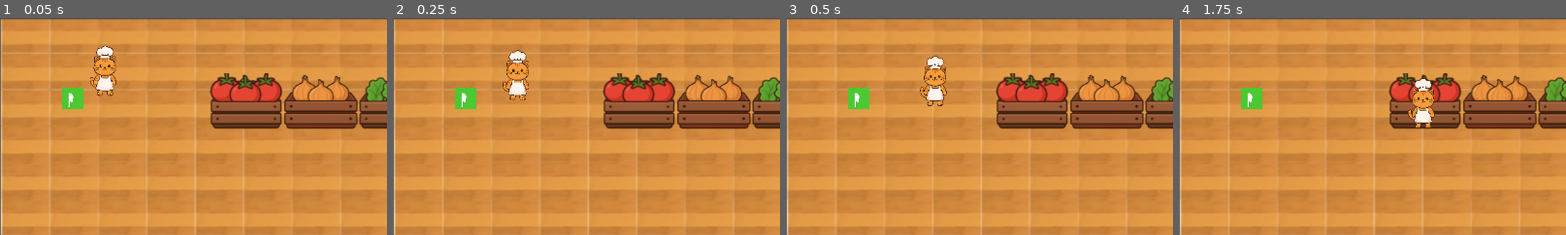
Above: before the commit, frames 1-4 (left to right).
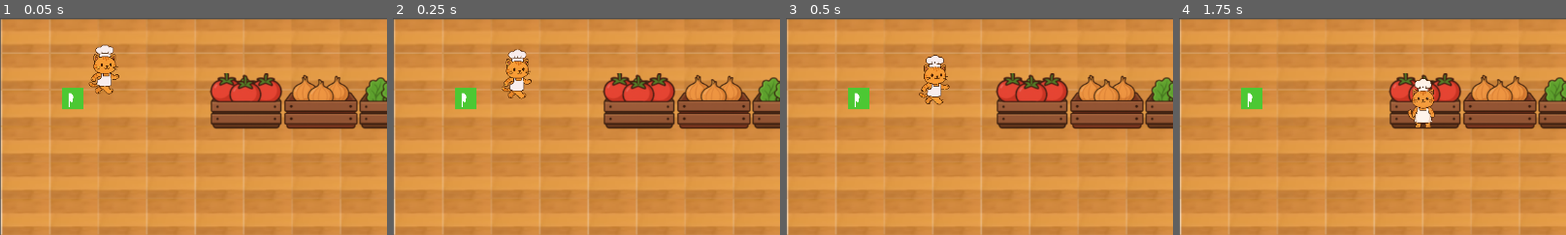
Above: after the commit, the same moments.

Repository: K41lee/Overcooked
Game: Godot game, scene res://Scene/Main/main.tscn
The game is run twice, just before and just after one commit, with the same random seed, the same clock (stepped at 60 frames per second) and the same inputs.
Inputs:
- Up to frame 1 (0.05 s): no input
- Up to frame 2 (0.25 s): no input
- Up to frame 3 (0.5 s): no input
- Up to frame 4 (1.75 s): tap Enter (ui_accept) at 0.5, 0.77, 1.52 s; hold Right (ui_right) 0.53-1.28 s; hold Down (ui_down) from 1.28 s (still down)
The pictures show only the part of the screen within x 0-50%, y 0-50%; the shares and areas given below are measured in that part.

The runs differ from the first frame. In frame 1, 0.8% of the frame differs, in the area x 22-31%, y 12-37%; in frame 2, 0.8%, in the area x 28-36%, y 14-38%; in frame 3, 0.8%; in frame 4, less than 0.1%.
Error in both runs: Attempt to call function 'get_overlapping_bodies' in base 'null instance' on a null instance. (res://Scene/Character/Script/player.gd:23)

Commit message:
no scope on idle

Diff:
--- a/Scene/Character/Script/cuisinier.gd
+++ b/Scene/Character/Script/cuisinier.gd
@@ -8,14 +8,13 @@
 var held_ingredient : Node = null
 var target_node: Node = null
 var pos_target: Vector2
+var IdleNoScope = 0
 
 
 
 
 # Called every frame. 'delta' is the elapsed time since the previous frame.
 func _physics_process(delta: float) -> void:
-
-
 	MoveToTarget("SpawnerTomate")
 
 
@@ -24,17 +23,22 @@
 	var direction = (posCB - global_position)
 	# Seuil de proximité pour arrêter le mouvement (par exemple 5 pixels)
 	if direction.length() > 5.0:
+		$AnimatedSprite2D.animation = "walk"
 		direction = direction.normalized()
 		velocity = direction * 150.0
 	else:
 		Idle()
+
 	move_and_slide()
 
 
 
 func Idle():
-	velocity = Vector2(0.0,0.0)
-	request_ingredient($SpawnerTomate)
+	if IdleNoScope == 0 :
+		velocity = Vector2(0.0,0.0)
+		$AnimatedSprite2D.animation = "idle"
+		IdleNoScope = IdleNoScope + 1
+
 
 func Cook():
 	velocity = Vector2.ZERO
--- a/Scene/Main/main.tscn
+++ b/Scene/Main/main.tscn
@@ -10,9 +10,38 @@
 [ext_resource type="PackedScene" uid="uid://dpngk3ie1hbb0" path="res://Scene/furniture/Spawner/Scene/SpawnerSalade.tscn" id="9_6rqp4"]
 [ext_resource type="PackedScene" uid="uid://bi726se5gvxhb" path="res://Scene/Background/Background.tscn" id="9_mkk67"]
 [ext_resource type="PackedScene" uid="uid://bw882osdsurnn" path="res://Scene/furniture/Spawner/Scene/SpawnerOignon.tscn" id="10_f3d4m"]
-[ext_resource type="Texture2D" uid="uid://dxcwg3kjbgmm7" path="res://Scene/Character/Sprite/chaton_idle.png" id="10_phfrx"]
+[ext_resource type="Texture2D" uid="uid://byym3mm72l237" path="res://Scene/Character/Sprite/chaton_idle.png" id="10_phfrx"]
+[ext_resource type="Texture2D" uid="uid://yqm53qb70euy" path="res://Scene/Character/Sprite/Chaton_cook.png" id="11_8ao5t"]
+[ext_resource type="Texture2D" uid="uid://kufm30x4bir4" path="res://Scene/Character/Sprite/Chaton_Move1.png" id="12_ymll4"]
 
 [sub_resource type="CapsuleShape2D" id="CapsuleShape2D_4c57u"]
+
+[sub_resource type="SpriteFrames" id="SpriteFrames_ryx2q"]
+animations = [{
+"frames": [{
+"duration": 1.0,
+"texture": ExtResource("11_8ao5t")
+}],
+"loop": true,
+"name": &"cook",
+"speed": 5.0
+}, {
+"frames": [{
+"duration": 1.0,
+"texture": ExtResource("10_phfrx")
+}],
+"loop": true,
+"name": &"idle",
+"speed": 5.0
+}, {
+"frames": [{
+"duration": 1.0,
+"texture": ExtResource("12_ymll4")
+}],
+"loop": true,
+"name": &"walk",
+"speed": 5.0
+}]
 
 [node name="Main" type="Node2D"]
 position = Vector2(148, 76)
@@ -49,13 +78,13 @@
 [node name="Cuisinier" type="CharacterBody2D" parent="."]
 script = ExtResource("7_ymll4")
 
-[node name="Sprite2D" type="Sprite2D" parent="Cuisinier"]
-texture_filter = 1
-scale = Vector2(0.05, 0.05)
-texture = ExtResource("10_phfrx")
-
 [node name="CollisionShape2D" type="CollisionShape2D" parent="Cuisinier"]
 shape = SubResource("CapsuleShape2D_4c57u")
+
+[node name="AnimatedSprite2D" type="AnimatedSprite2D" parent="Cuisinier"]
+scale = Vector2(0.05, 0.05)
+sprite_frames = SubResource("SpriteFrames_ryx2q")
+animation = &"walk"
 
 [node name="CanvasLayer" type="CanvasLayer" parent="."]
 
Not shown: 1 places in Scene/Main/main.tscn that only renumber resources
